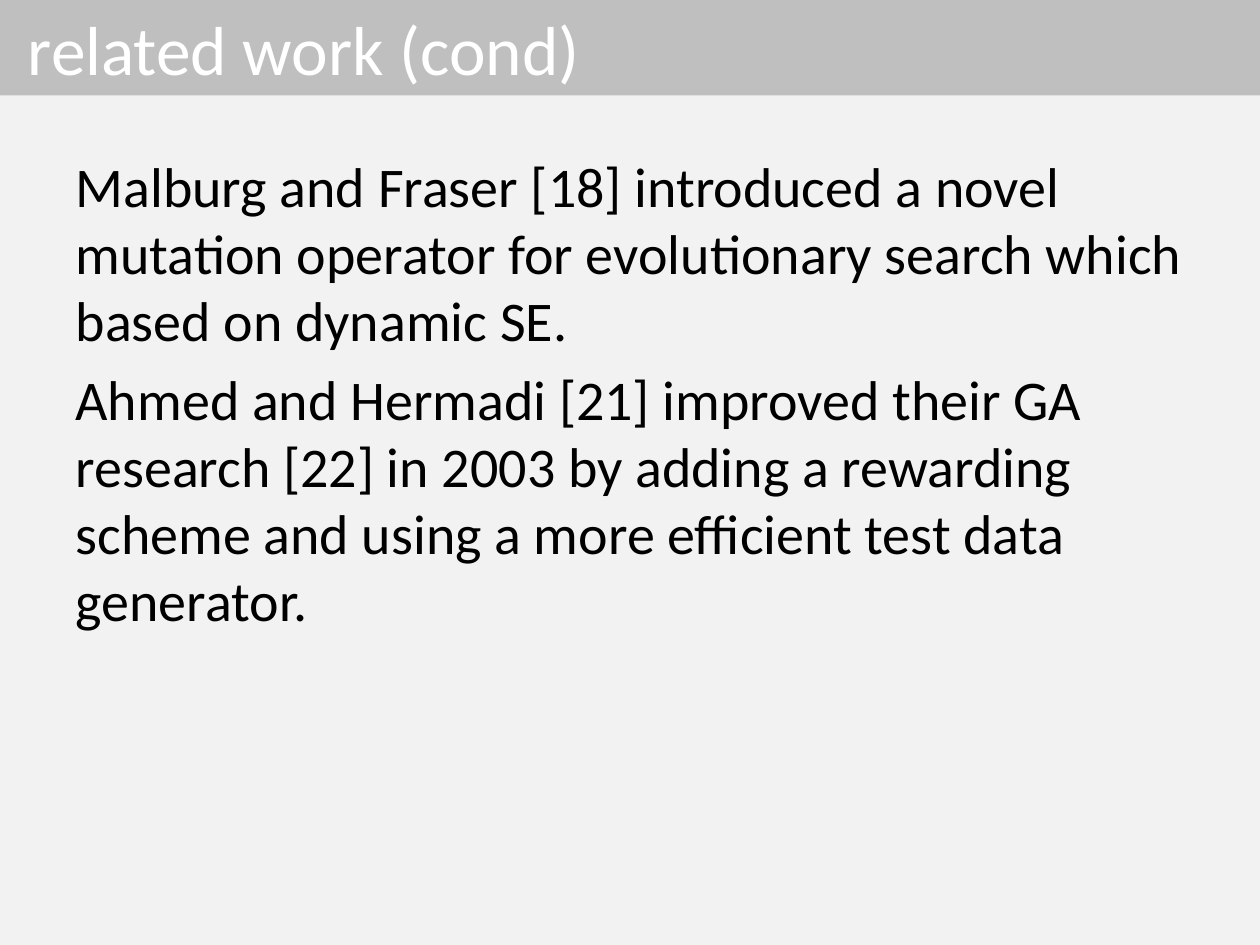
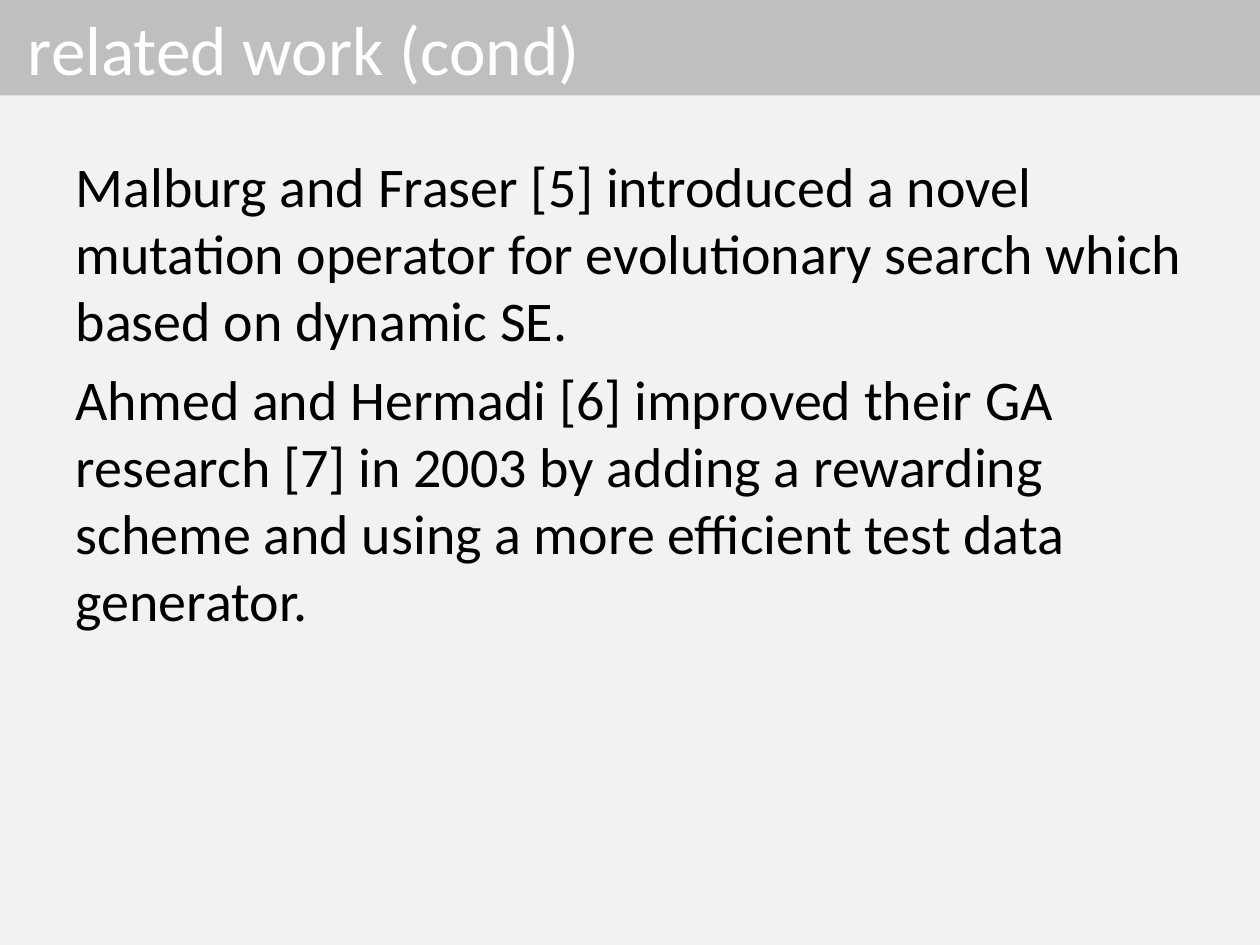
Before and after one commit to dinhngocthi/GAsource, a slide deck: slide 12 of CFT4CUnitSrc/src/report/ACOMP2016_Presentation.pptx. Drawn at 1260x945 pixels with LibreOffice and Linux fonts; fonts in the diff are those of the drawing. Boxes give left, top, right and bottom in pixels: in the first picture for what was removed or moved away, otherwise in the second. Text is boxed around its words. In the diff, an @@ line names an element or a change of style, - is before the commit and + after.

```diff
--- a/CFT4CUnitSrc/src/report/ACOMP2016_Presentation.pptx
+++ b/CFT4CUnitSrc/src/report/ACOMP2016_Presentation.pptx
@@ text at [76, 166, 1181, 631]: text changed @@
-Malburg and Fraser [18] introduced a novel mutation operator for evolutionary search which based on dynamic SE.
-Ahmed and Hermadi [21] improved their GA research [22] in 2003 by adding a rewarding scheme and using a more efficient test data generator.
+Malburg and Fraser [5] introduced a novel mutation operator for evolutionary search which based on dynamic SE.
+Ahmed and Hermadi [6] improved their GA research [7] in 2003 by adding a rewarding scheme and using a more efficient test data generator.
```
Also in this commit, not shown: 5 other slides changed, 7 slides added, 1 slide removed.
